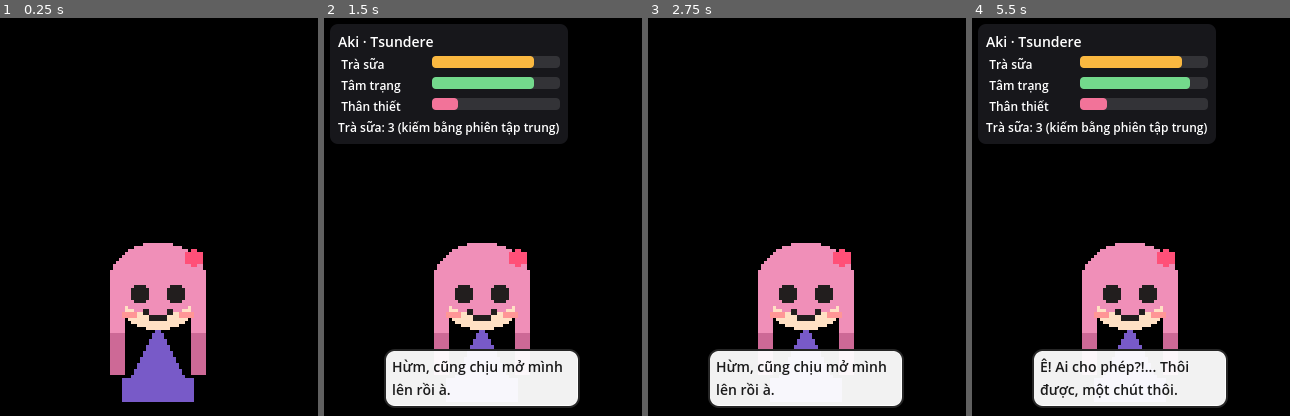
Above: before the commit, frames 1-4 (left to right).
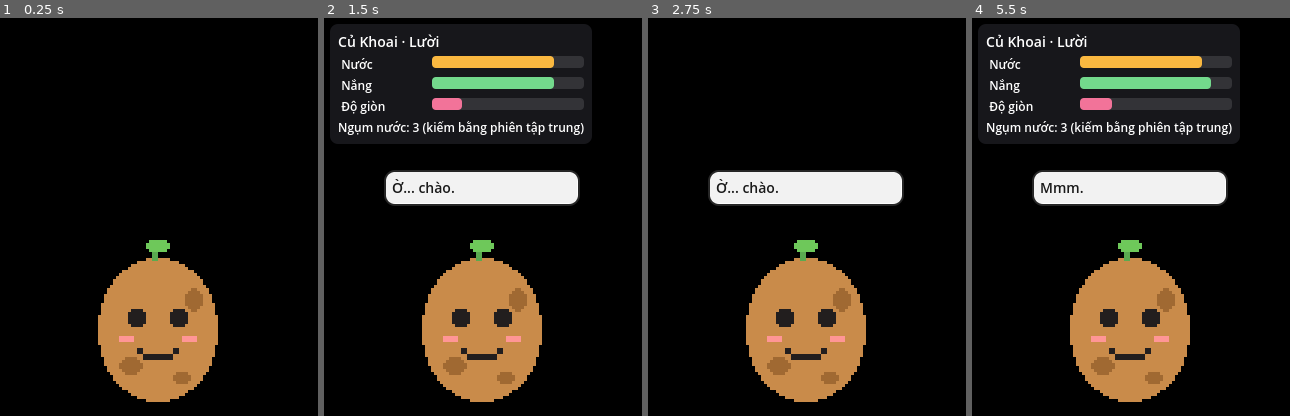
Above: after the commit, the same moments.

Repository: thanhkaiba/ulid-collision-detector
Game: Godot game, scene res://scenes/main.tscn
The game is run twice, just before and just after one commit, with the same random seed, the same clock (stepped at 60 frames per second) and the same inputs.
Inputs (mouse positions are in pixels of both pictures, inside the frame that each line leads up to):
- Up to frame 1 (0.25 s): no input
- Up to frame 2 (1.5 s): tap Enter at 0.5 s; move the mouse to (552, 197) at 0.52 s; click (552, 197) at 0.67 s; drag from (419, 236) to (467, 296) at 1.27 s
- Up to frame 3 (2.75 s): move the mouse to (838, 129) at 2.02 s; click (838, 129) at 2.17 s
- Up to frame 4 (5.5 s): drag from (1115, 296) to (1032, 157) at 2.77 s; move the mouse to (1226, 276) at 3.52 s; click (1226, 276) at 3.67 s; tap Space at 4.25 s; drag from (1032, 157) to (1083, 117) at 4.27 s; move the mouse to (1146, 217) at 5.02 s; click (1146, 217) at 5.17 s

The runs differ from the first frame. In frame 1, 12% of the frame differs, in the area x 30-69%, y 55-97%; in frame 2, 28%, in the area x 4-85%, y 1-98%; in frame 3, 23%; in frame 4, 28%.

Commit message:
DeskBuddy: verify with Godot 4.3, fix bubble placement, add screenshot tool
- Speech bubble now anchors above the character's head instead of
  overlapping it (position was overwritten after layout).
- First launch defaults to the potato pack rather than the first by name.
- Save on _exit_tree so every quit path persists state.
- tools/screenshot.gd renders the main scene and saves a PNG; supports
  forcing pack, HUD and hungry/sad state for visual checks under Xvfb.
- Fix one test expectation that ignored the needs floor.
- README: screenshots and verification notes.

Co-Authored-By: Claude Fable 5.1 <noreply@anthropic.com>
Claude-Session: https://claude.ai/code/session_01X9thggfX4jWNfmggYnkXAi

Diff:
--- a/deskbuddy/scripts/buddy.gd
+++ b/deskbuddy/scripts/buddy.gd
@@ -47,7 +47,7 @@
 	sprite.scale = Vector2(pack.scale, pack.scale)
 	# Neo chân nhân vật vào gốc node.
 	sprite.position = Vector2(0, -pack.frame_size.y * pack.scale / 2.0)
-	bubble.position = Vector2(0, -pack.frame_size.y * pack.scale - 10)
+	bubble.anchor = Vector2(0, -pack.frame_size.y * pack.scale - 10)
 	_temp_anim = ""
 	_play(_base_state)
 
--- a/deskbuddy/scripts/main.gd
+++ b/deskbuddy/scripts/main.gd
@@ -6,6 +6,8 @@
 const PET_COOLDOWN_SECONDS := 20.0
 const FOCUS_MINUTES := 25.0
 const GREET_DELAY := 1.0
+## Pack dùng lần đầu mở app, nếu có.
+const DEFAULT_PACK_ID := "potato"
 
 enum MenuId { FEED, PET, FOCUS_START, FOCUS_CANCEL, OPEN_PACKS_DIR, RELOAD_PACKS, QUIT }
 const PACK_MENU_BASE := 1000
@@ -29,6 +31,8 @@
 var _last_state := ""
 var _user_idle := false
 var _last_passthrough := Rect2()
+## Chỉ cho công cụ chụp màn hình: ép hiện HUD.
+var debug_force_hud := false
 
 
 func _ready() -> void:
@@ -44,6 +48,8 @@
 	_build_menu()
 
 	pack = PackLoader.find(packs, str(save.get("pack_id", "")))
+	if pack == null:
+		pack = PackLoader.find(packs, DEFAULT_PACK_ID)
 	if pack == null:
 		for p in packs:
 			if p.is_valid():
@@ -181,7 +187,7 @@
 			_chatter_accum = 0.0
 			_say("happy" if state == "happy" else ("bored" if state == "idle" else state))
 
-	hud.visible = buddy.is_hovered() or focus.running or menu.visible
+	hud.visible = debug_force_hud or buddy.is_hovered() or focus.running or menu.visible
 	if hud.visible:
 		hud.update_needs(needs, snacks, pack.food_name())
 		hud.update_focus(focus)
@@ -350,6 +356,12 @@
 	get_tree().quit()
 
 
+func _exit_tree() -> void:
+	# Chạy ở mọi kiểu thoát (menu, đóng cửa sổ, --quit-after), nên luôn lưu.
+	if pack != null:
+		_save()
+
+
 func _notification(what: int) -> void:
 	if what == NOTIFICATION_WM_CLOSE_REQUEST:
 		_save_and_quit()
--- a/deskbuddy/scripts/speech_bubble.gd
+++ b/deskbuddy/scripts/speech_bubble.gd
@@ -1,6 +1,9 @@
 class_name SpeechBubble
 extends PanelContainer
 ## Bong bóng lời nói nổi trên đầu nhân vật, tự ẩn sau vài giây.
+
+## Điểm neo (toạ độ cha): bong bóng canh giữa theo ngang và nằm trên điểm này.
+var anchor := Vector2.ZERO
 
 var _label: Label
 var _timer: Timer
@@ -39,5 +42,4 @@
 	_timer.start(seconds)
 	# Đợi layout rồi canh giữa theo chiều ngang quanh điểm neo.
 	await get_tree().process_frame
-	position.x = -size.x / 2.0
-	position.y = -size.y
+	position = anchor + Vector2(-size.x / 2.0, -size.y)
--- a/deskbuddy/tests/run_tests.gd
+++ b/deskbuddy/tests/run_tests.gd
@@ -56,9 +56,11 @@
 	_check(is_equal_approx(n.energy, BuddyNeeds.FLOOR), "không bao giờ dưới sàn %.0f" % BuddyNeeds.FLOOR)
 	var m := BuddyNeeds.new()
 	m.energy = 100.0
+	m.decay_multipliers = {"energy": 0.5, "mood": 1.0, "bond": 1.0}
 	var hours := m.apply_offline(7 * 24 * 3600.0)
 	_check(is_equal_approx(hours, BuddyNeeds.OFFLINE_CAP_HOURS), "đi 1 tuần chỉ áp %.0f giờ" % BuddyNeeds.OFFLINE_CAP_HOURS)
-	_check(is_equal_approx(m.energy, 100.0 - 8.0 * BuddyNeeds.OFFLINE_CAP_HOURS), "energy sau 1 tuần = %.1f" % m.energy)
+	var expected := 100.0 - 8.0 * 0.5 * BuddyNeeds.OFFLINE_CAP_HOURS
+	_check(is_equal_approx(m.energy, expected), "energy sau 1 tuần = %.1f (kỳ vọng %.1f)" % [m.energy, expected])
 
 
 func _test_needs_state_and_bond_neglect() -> void:
--- /dev/null
+++ b/deskbuddy/tools/screenshot.gd
@@ -0,0 +1,49 @@
+extends SceneTree
+## Chụp ảnh cửa sổ sau vài frame, dùng để kiểm tra hiển thị không cần người.
+## Chạy:  godot --path . -s tools/screenshot.gd -- out.png [frames] [pack_id] [hud] [hungry|sad]
+## (cần màn hình thật hoặc Xvfb; không chạy được với --headless)
+
+var _frames := 0
+var _target := 90
+var _out := "screenshot.png"
+var _pack_id := ""
+var _force_hud := false
+var _force_state := ""
+var _main: Node
+
+
+func _initialize() -> void:
+	var args := OS.get_cmdline_user_args()
+	if args.size() >= 1:
+		_out = args[0]
+	if args.size() >= 2:
+		_target = int(args[1])
+	if args.size() >= 3:
+		_pack_id = args[2]
+	for a in args:
+		if a == "hud":
+			_force_hud = true
+		elif a == "hungry" or a == "sad":
+			_force_state = a
+	_main = load("res://scenes/main.tscn").instantiate()
+	root.add_child(_main)
+
+
+func _process(_delta: float) -> bool:
+	_frames += 1
+	if _frames == 2:
+		if _pack_id != "":
+			var p = PackLoader.find(_main.packs, _pack_id)
+			if p != null:
+				_main._apply_pack(p, false)
+		_main.debug_force_hud = _force_hud
+		if _force_state == "hungry":
+			_main.needs.energy = 15.0
+		elif _force_state == "sad":
+			_main.needs.mood = 15.0
+	if _frames == _target:
+		var img := root.get_texture().get_image()
+		var err := img.save_png(_out)
+		print("screenshot %s -> %s (%dx%d)" % [error_string(err), _out, img.get_width(), img.get_height()])
+		quit(0 if err == OK else 1)
+	return false
Binary file added: deskbuddy/docs/screenshots/aki_hungry.png
Binary file added: deskbuddy/docs/screenshots/potato.png
Binary file added: deskbuddy/docs/screenshots/rex_sad.png
Not shown, changed: deskbuddy/README.md
